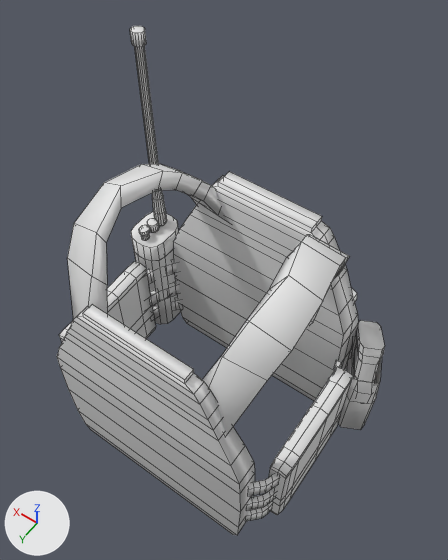
Before and after pictures for a commit that changed the FBX model Contents/mods/Authentic Z - Current/media/models_X/Skinned/Clothes/AZ_TV110_Mag_F.fbx.
One viewpoint serves both versions: a 50 mm lens placed at (-0.00175, 0.00261, 0.01132), pointed at (0.00007, 0.00006, 0.00731). Lighting does not change. The marker at lower left points along +X, +Y and +Z. Mesh edges are drawn as thin lines. Where no turn or scale is listed for an object, it has been applied to the vertices. Vertices at the same position are counted once.
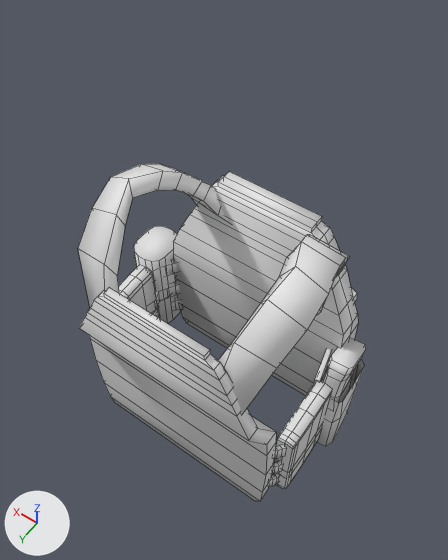
Where the newer file only moved an object's origin or applied its transform, the numbers keep the older frame.

What changed in the scene script:
```text
Change me_cube:
    used by ob_cube; location = (-0.000016, -0.000065, 0.006354)
    remove me_cube.from_pydata(...)  # 1308 vertices, 1145 faces; spans x -0.00132..0.00136, y -0.00089..0.00131, z -0.00083..0.00257
    add me_cube.from_pydata(...)  # 1040 vertices, 935 faces; spans x -0.00115..0.00135, y -0.00089..0.00107, z -0.00083..0.00195
    me_cube part 1: the loose piece of 48 vertices spanning x -0.00129..-0.00087, y -0.00077..-0.00018, z -0.00025..0.00047 is turned -21.8 degrees about the z axis through its middle, then moved by (0.00009, 0.00028, 0.0)
    me_cube part 2: the loose piece of 92 vertices spanning x -0.00111..-0.00096, y -0.00009..0.00098, z -0.00079..0.00033 is rebuilt with 92 vertices and now spans x -0.00103..-0.00088, y 0.00013..0.00075, z -0.00079..0.00033
    me_cube part 3: the loose piece of 92 vertices spanning x 0.00107..0.00123, y 0.00003..0.00106, z -0.00079..0.00033 is rebuilt with 92 vertices and now spans x 0.001..0.00116, y 0.00003..0.00078, z -0.00079..0.00033
    me_cube part 4: a new loose piece of 56 vertices spanning x -0.00091..0.00097, y 0.00081..0.00107, z -0.00083..0.00148, in mat_material_001 (its picture is missing)
    me_cube part 5: a new loose piece of 28 vertices spanning x -0.00093..-0.00075, y -0.00039..0.00023, z 0.00004..0.00021, in mat_material_001 (its picture is missing)
    me_cube part 6: a new loose piece of 24 vertices spanning x -0.00115..-0.00084, y -0.00042..0.00016, z -0.00077..0.00012, in mat_material_001 (its picture is missing)
    me_cube part 7: a new loose piece of 24 vertices spanning x -0.00098..-0.00083, y 0.00073..0.00087, z 0.00005..0.00021, in mat_material_001 (its picture is missing)
    me_cube part 8: a new loose piece of 24 vertices spanning x -0.00097..-0.00083, y 0.00072..0.00087, z -0.0003..-0.00014, in mat_material_001 (its picture is missing)
    me_cube part 9: a new loose piece of 24 vertices spanning x -0.00096..-0.00083, y 0.00071..0.00087, z -0.00059..-0.00043, in mat_material_001 (its picture is missing)
    me_cube part 10: 11 loose pieces with 472 vertices, spanning x -0.00106..0.00136, y -0.00048..0.00131, z -0.00083..0.00257, are deleted
    me_cube part 11: 16 vertices moved from x -0.0009..-0.00037, y 0.00044..0.00122, z 0.00092..0.00195 to x -0.0009..-0.00037, y 0.00037..0.00102, z 0.00092..0.00195
    me_cube part 12: 16 vertices moved from x 0.00042..0.00095, y 0.00044..0.00125, z 0.00092..0.00195 to x 0.00042..0.00095, y 0.00037..0.00104, z 0.00092..0.00195
    me_cube part 13: 16 vertices moved from x 0.00108..0.00115, y 0.00002..0.00018, z -0.00059..0.0002 to x 0.001..0.00108, y 0.00002..0.00018, z -0.00059..0.0002
    me_cube part 14: 24 vertices removed from x -0.00132..-0.00088, y -0.0007..-0.00014, z -0.00077..0.00012
```

Changed parts and their boxes (x1, y1, x2, y2) in the pictures (448 x 560 px; the box of a moved part takes in the faces that stretch with it):
'Cube', reshaped (12% narrower, 34% shorter)
    before: (57, 26, 385, 535)
    after: (78, 164, 366, 501)
part 1 of me_cube, moved or reshaped
    before: (353, 320, 385, 396)
    after: (323, 338, 366, 403)
part 2 of me_cube, rebuilt (30% narrower, 26% shorter)
    before: (266, 367, 353, 515)
    after: (272, 380, 333, 489)
part 3 of me_cube, rebuilt
    before: (59, 261, 156, 341)
    after: (119, 265, 159, 318)
part 4 of me_cube, added
    after: (79, 288, 276, 501)
part 5 of me_cube, added
    after: (314, 349, 331, 383)
part 6 of me_cube, added
    after: (317, 359, 364, 446)
part 7 of me_cube, added
    after: (274, 445, 287, 458)
part 8 of me_cube, added
    after: (271, 461, 283, 474)
part 9 of me_cube, added
    after: (268, 474, 279, 486)
part 10 of me_cube, deleted
    before: (57, 26, 341, 535)
part 11 of me_cube, moved or reshaped
    before: (202, 242, 340, 436)
    after: (218, 242, 340, 414)
part 12 of me_cube, moved or reshaped
    before: (67, 164, 162, 320)
    after: (78, 164, 162, 307)
part 13 of me_cube, moved or reshaped
    before: (147, 270, 160, 319)
    after: (155, 292, 160, 318)
part 14 of me_cube, deleted
    before: (338, 336, 382, 430)
